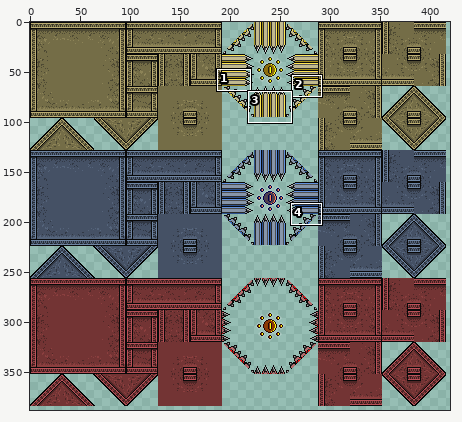
Two versions of one sprite sheet, Assets/Maps/tileset.png. The first picture is a wide view before the edit; the outline marks the close-up.
Close-up. Before the edit:
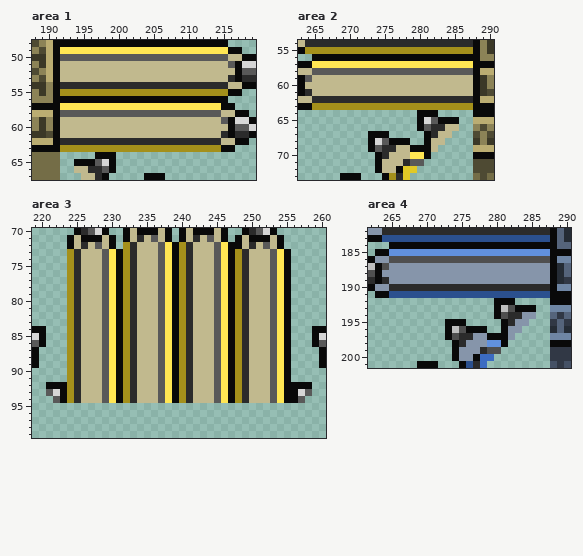
The file is 512x512 pixels. Pixels under 10% opacity are left out. Colours within 5 levels of each other are drawn and written as one. Shown: area 1: x 188..219, y 48..67; area 2: x 263..290, y 54..73; area 3: x 219..260, y 70..99; area 4: x 262..290, y 182..201. The wide view leaves out empty margins. The commit also changed other parts of the picture, which this record leaves out.
New version:
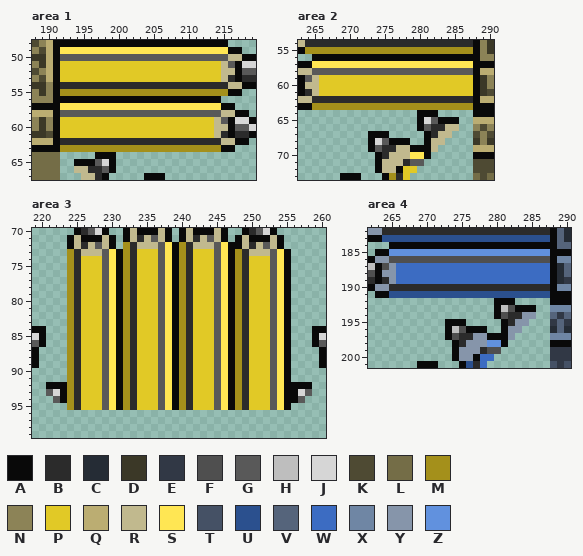
Palette (. is transparent): A #090909  B #2b2b2b  C #252c35  D #3b3827  E #313845  F #4f4f4f  G #595959  H #bebebe  J #d6d6d6  K #4e4a33  L #746d47  M #a4901b  N #8c8357  P #e1c926  Q #bbad72  R #c1b98e  S #ffe653  T #455165  U #2b508e  V #55647b  W #3c6cc2  X #6f86a4  Y #8695aa  Z #6191de
Edits made:
Area 1:
y 51..53: x 192..214 RRRRRRRRRRRRRRRRRRRRRRR -> PPPPPPPPPPPPPPPPPPPPPPP
y 56: x 215 A -> .
y 59..61: x 192..213 RRRRRRRRRRRRRRRRRRRRRR -> PPPPPPPPPPPPPPPPPPPPPP
Area 2:
y 59..61: x 266..287 RRRRRRRRRRRRRRRRRRRRRR -> PPPPPPPPPPPPPPPPPPPPPP
Area 3:
y 73: x 234..236 RRR -> PPP; x 242..244 RRR -> PPP
y 74..94: x 226..228 RRR -> PPP; x 234..236 RRR -> PPP; x 242..244 RRR -> PPP; x 250..252 RRR -> PPP
y 95: x 224..255 ................................ -> MBPPPGSAMBPPPGSAMBPPPGSAMBPPPGSA
Area 4:
y 187..189: x 266..287 YYYYYYYYYYYYYYYYYYYYYY -> WWWWWWWWWWWWWWWWWWWWWW
Changed places in both close-ups, as pixel boxes (x1, y1, x2, y2):
changed: (60, 61, 228, 138)
changed: (319, 75, 473, 96)
changed: (67, 249, 291, 410)
changed: (396, 263, 550, 284)
